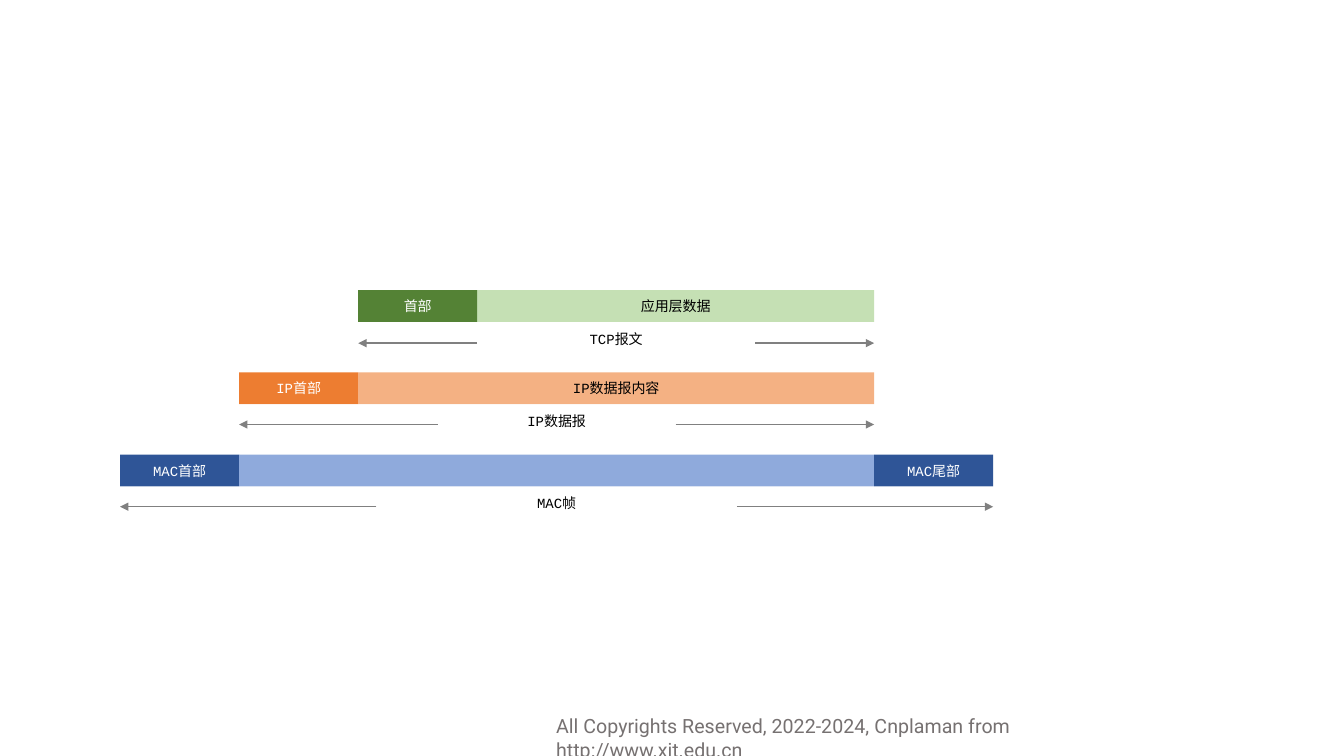
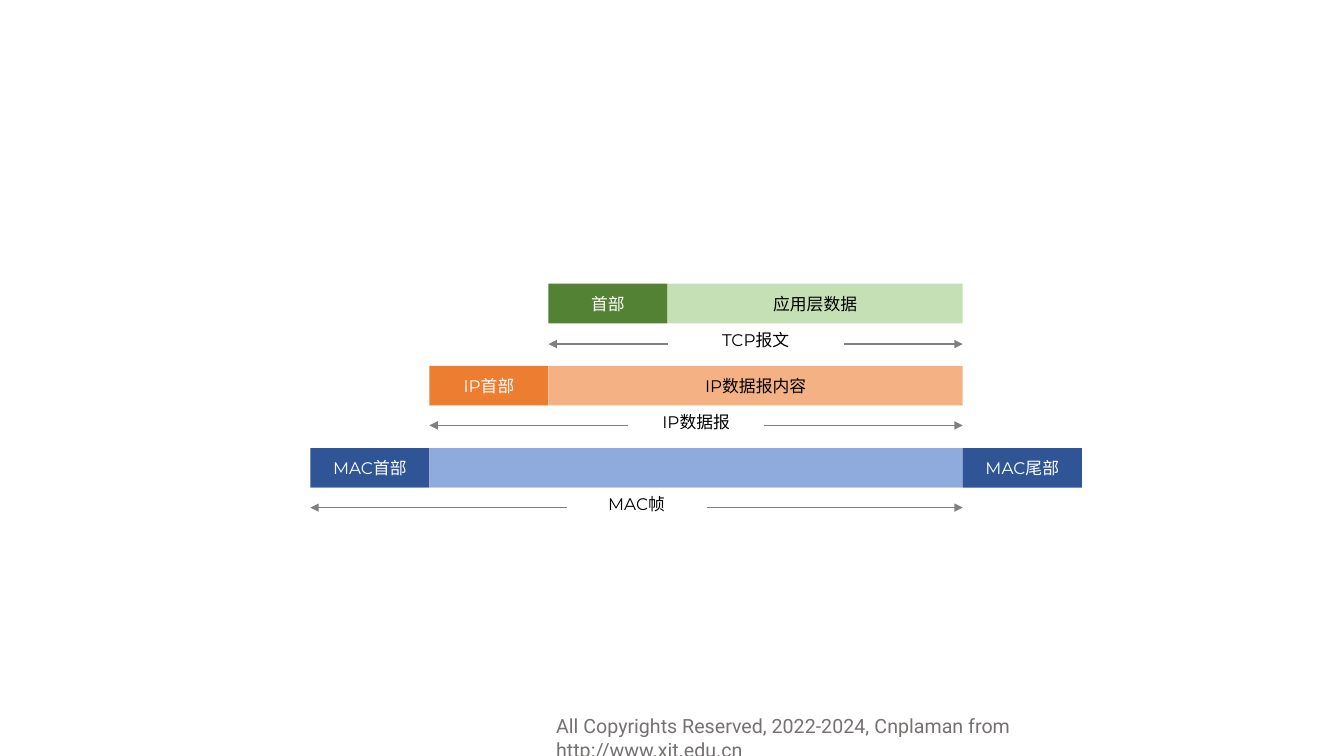
Before and after one commit to glplaman/glplaman.github.io, a slide deck: slide 4 of network/ppt/network layer 3.pptx. Drawn at 1344x756 pixels with LibreOffice and Linux fonts; fonts in the diff are those of the drawing; background and template pictures are left out. Boxes give left, top, right and bottom in pixels: in the first picture for what was removed or moved away, otherwise in the second. Text is boxed around its words. In the diff, an @@ line names an element or a change of style, - is before the commit and + after.

```diff
--- a/network/ppt/network layer 3.pptx
+++ b/network/ppt/network layer 3.pptx
@@ size 10 to 12 pt, font Courier New to Montserrat in 9 elements at [311,488,963,519], [963,449,1082,488], [430,405,963,437], [548,325,963,356], [548,366,963,405], [667,283,963,323], [311,449,430,488], [430,366,548,405], [548,283,667,323] @@
@@ rectangle "首部": place and size @@
-rectangle "首部" at [358,290,477,322]
+rectangle "首部" at [548,283,667,323]
@@ rectangle "应用层数据": place and size @@
-rectangle "应用层数据" at [477,290,874,322]
+rectangle "应用层数据" at [667,283,963,323]
@@ rectangle "TCP报文": place and size @@
-rectangle "TCP报文" at [358,324,874,355]
+rectangle "TCP报文" at [548,325,963,356]
@@ 3 arrows: place and size @@
-3 arrows at [120,343,477,507]
+3 arrows at [311,344,667,508]
@@ arrow moved from (755, 343) - (874, 343) to (844, 344) - (963, 344) @@
@@ rectangle "IP首部": place and size @@
-rectangle "IP首部" at [239,373,358,404]
+rectangle "IP首部" at [430,366,548,405]
@@ rectangle "IP数据报内容": place and size @@
-rectangle "IP数据报内容" at [358,373,874,404]
+rectangle "IP数据报内容" at [548,366,963,405]
@@ rectangle "IP数据报": place and size @@
-rectangle "IP数据报" at [239,404,874,436]
+rectangle "IP数据报" at [430,405,963,437]
@@ rectangle "MAC首部": place and size @@
-rectangle "MAC首部" at [120,455,239,486]
+rectangle "MAC首部" at [311,449,430,488]
@@ rectangle: place and size @@
-rectangle at [239,455,874,486]
+rectangle at [430,449,963,488]
@@ arrow moved from (676, 424) - (874, 424) to (764, 425) - (963, 425) @@
@@ rectangle "MAC尾部": place and size @@
-rectangle "MAC尾部" at [874,455,993,486]
+rectangle "MAC尾部" at [963,449,1082,488]
@@ rectangle "MAC帧": place and size @@
-rectangle "MAC帧" at [120,487,993,518]
+rectangle "MAC帧" at [311,488,963,519]
@@ arrow moved from (737, 507) - (993, 507) to (707, 508) - (963, 508) @@
```
Also in this commit, not shown: 1 other slide changed, 13 other files.
